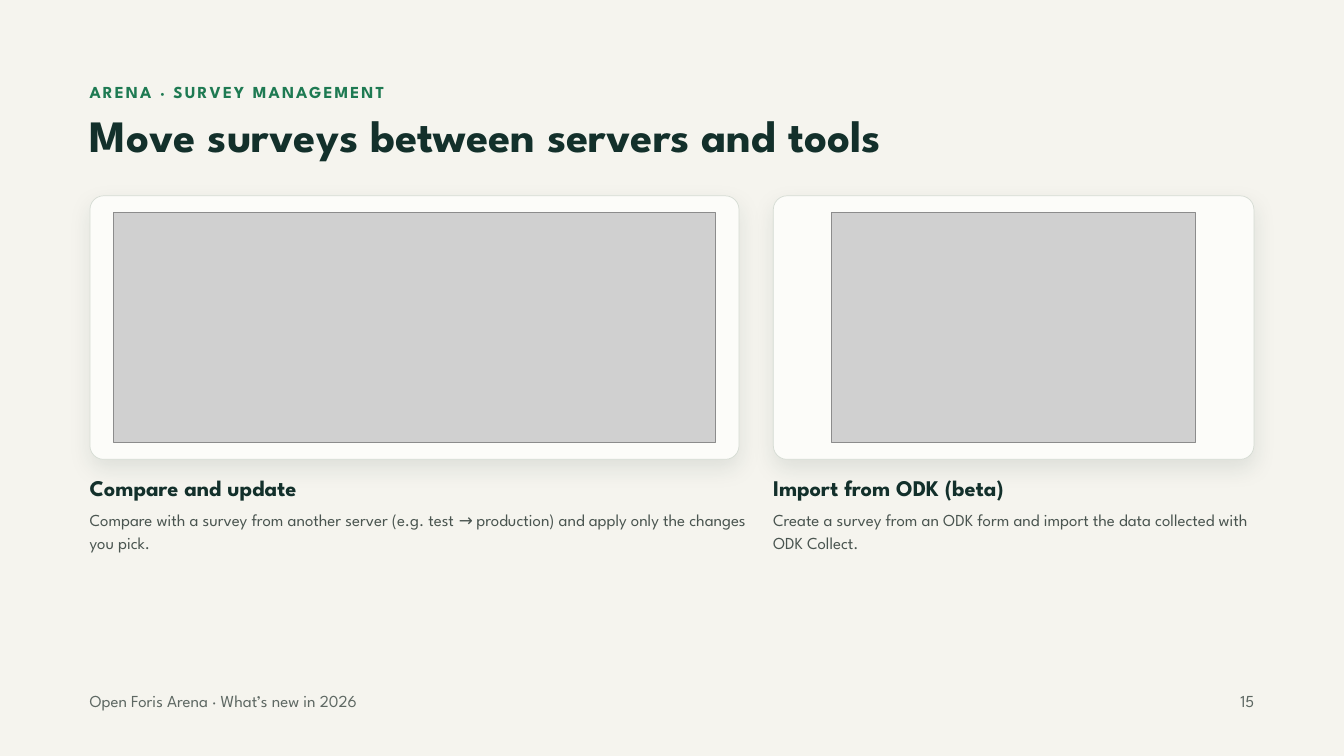
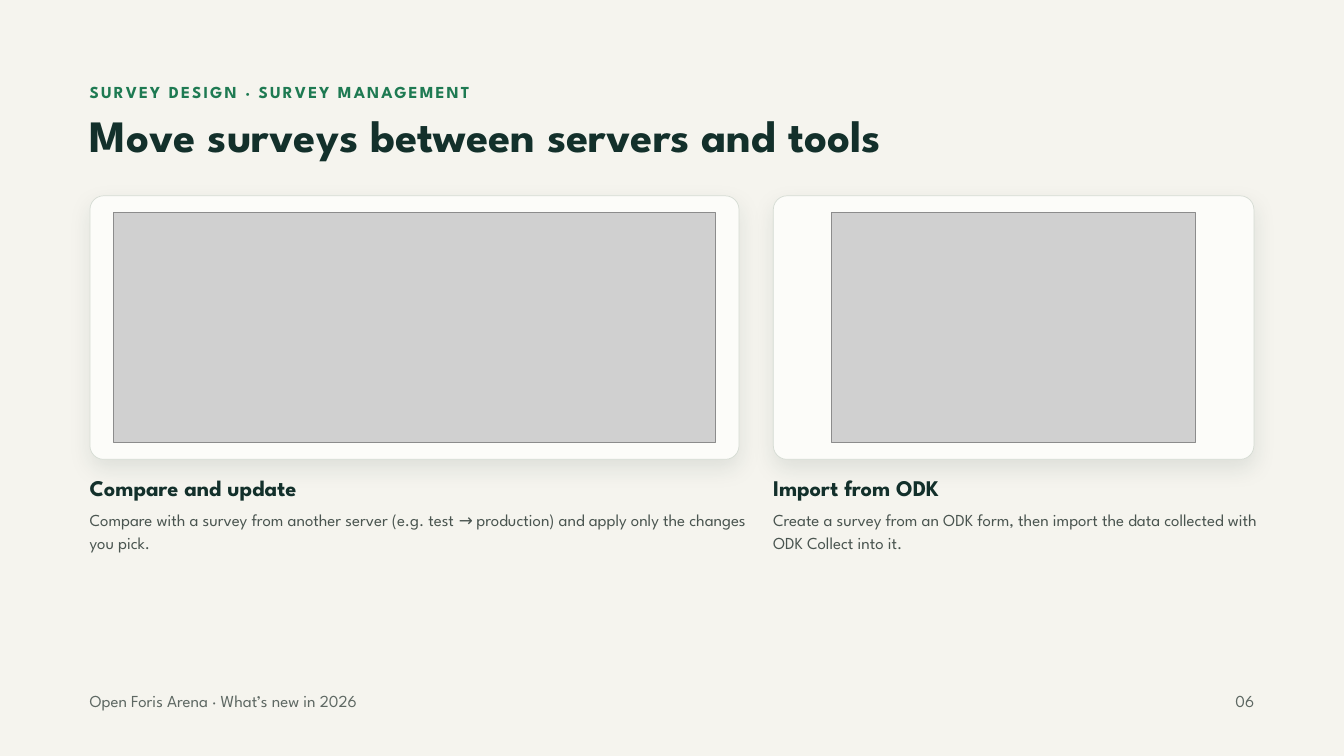
Before and after one commit to openforis/arena, a slide deck: slide 6 of docs/whats-new-2026/arena-whats-new-2026.pptx (slide 15 before the commit). Drawn at 1344x756 pixels with LibreOffice and Linux fonts; fonts in the diff are those of the drawing; grey boxes stand for pictures. Boxes give left, top, right and bottom in pixels: in the first picture for what was removed or moved away, otherwise in the second. Text is boxed around its words. In the diff, an @@ line names an element or a change of style, - is before the commit and + after.

Commit message:
Docs: What's new in 2026: deck aligned with the video, current Arena and Arena Mobile icons
- Deck (pptx and pdf): slides grouped by area like the video; new slides: sign in with Google and 2FA for everyone, preloaded map layers, position tracking, one AI slide; ODK import no longer beta; Data Explorer slide without the AI query; current Arena logo
- Video: current Arena Mobile icon

```diff
--- a/docs/whats-new-2026/arena-whats-new-2026.pptx
+++ b/docs/whats-new-2026/arena-whats-new-2026.pptx
@@ text at (90,79,1290,105): text changed @@
-ARENA · SURVEY MANAGEMENT
+SURVEY DESIGN · SURVEY MANAGEMENT
@@ text at (773,480,939,501): text changed @@
-Import from ODK (beta)
+Import from ODK
@@ text at (773,514,1257,549): text changed @@
-Create a survey from an ODK form and import the data collected with ODK Collect.
+Create a survey from an ODK form, then import the data collected with ODK Collect into it.
@@ text at (1235,696,1254,707): text changed @@
-15
+06
```
Also in this commit, not shown: 9 other slides changed, 4 slides added, 3 other files.
